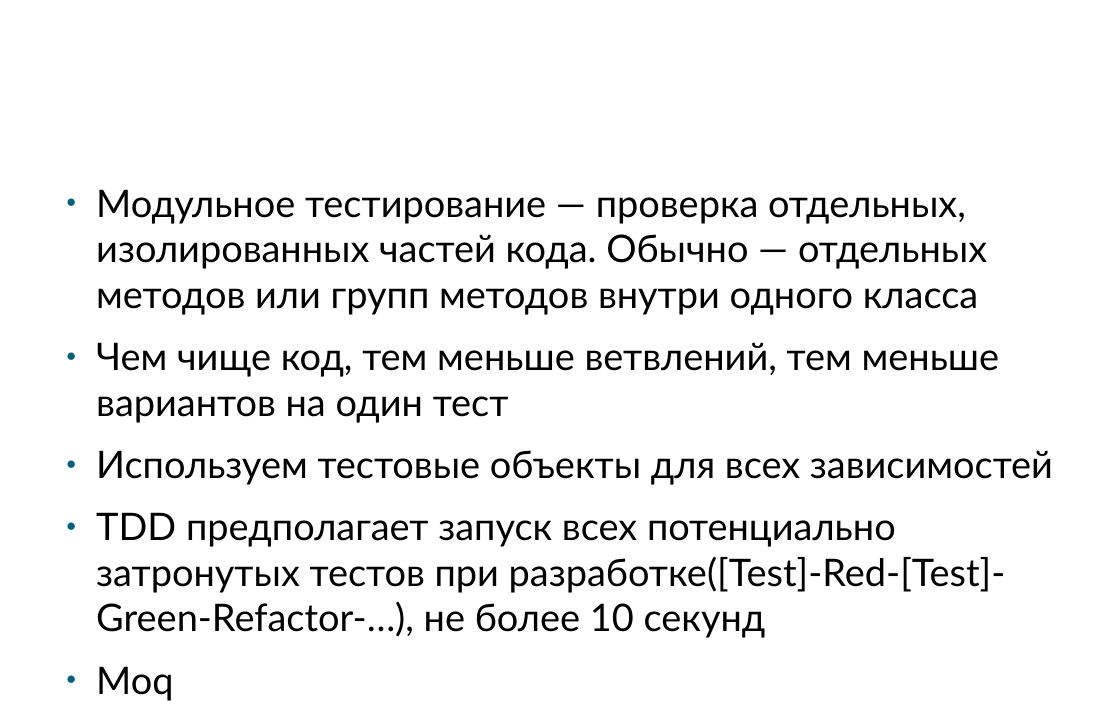
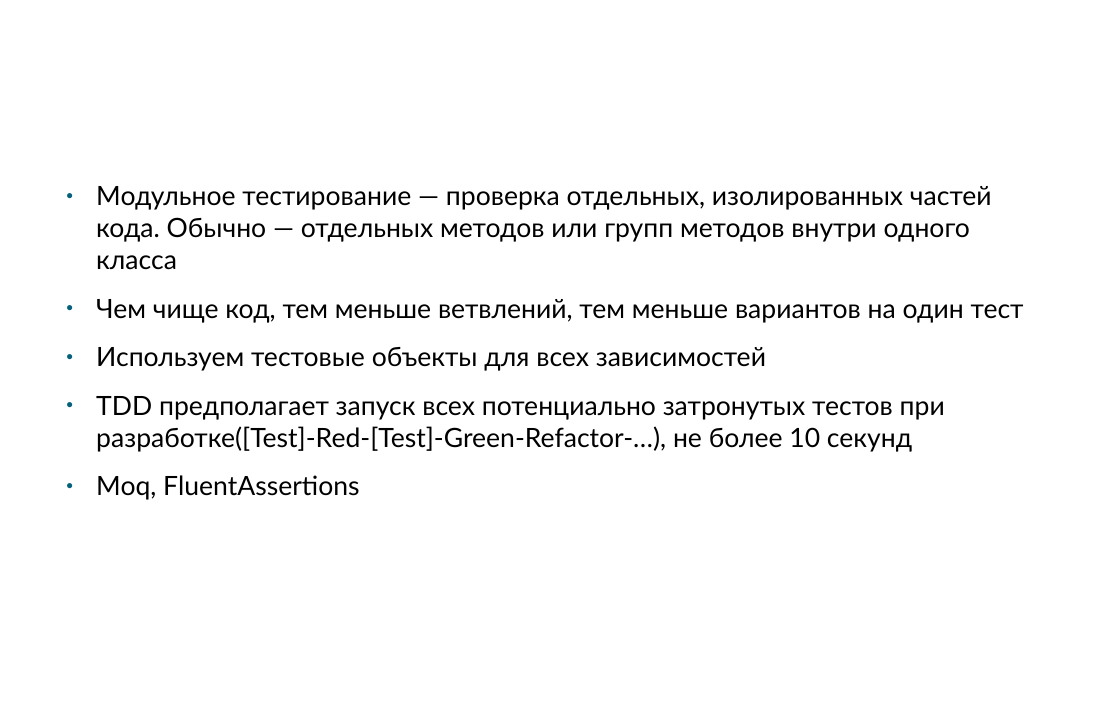
Before and after one commit to klimenkoAnna/DeveloperInstrumentalTools, a slide deck: slide 4 of docs/ETU DIT #2.pptx. Drawn at 1120x706 pixels with LibreOffice and Linux fonts; fonts in the diff are those of the drawing; background and template pictures are left out. Boxes give left, top, right and bottom in pixels: in the first picture for what was removed or moved away, otherwise in the second. Text is boxed around its words. In the diff, an @@ line names an element or a change of style, - is before the commit and + after.

```diff
--- a/docs/ETU DIT #2.pptx
+++ b/docs/ETU DIT #2.pptx
@@ text at box(96, 186, 1024, 452): size 32 to 22.4 pt @@
@@ text at box(96, 475, 359, 500): text changed; size 32 to 22.4 pt @@
-● Moq
+● Moq, FluentAssertions
```
Also in this commit, not shown: 9 other slides changed, 9 other files.
